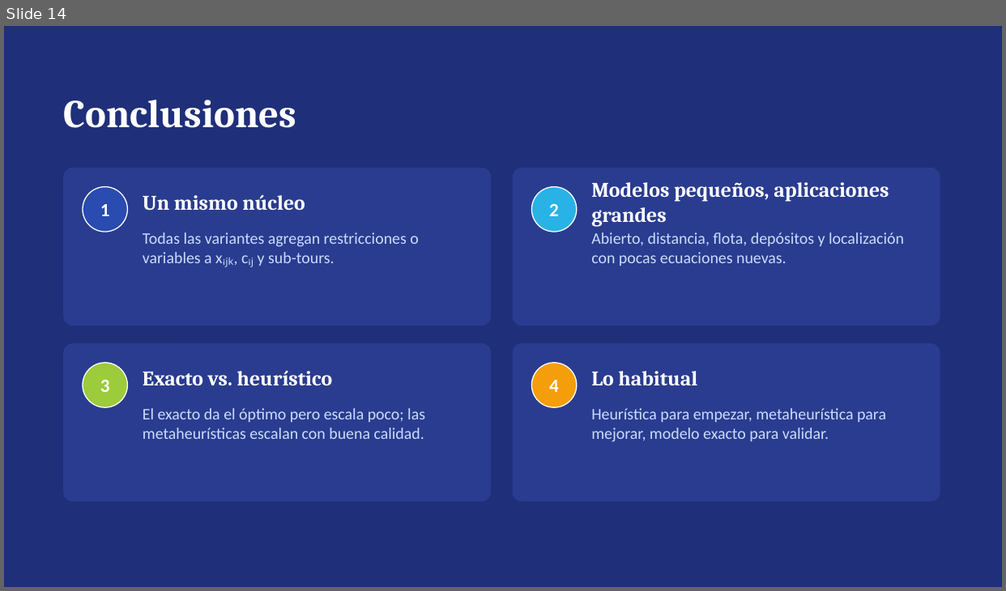
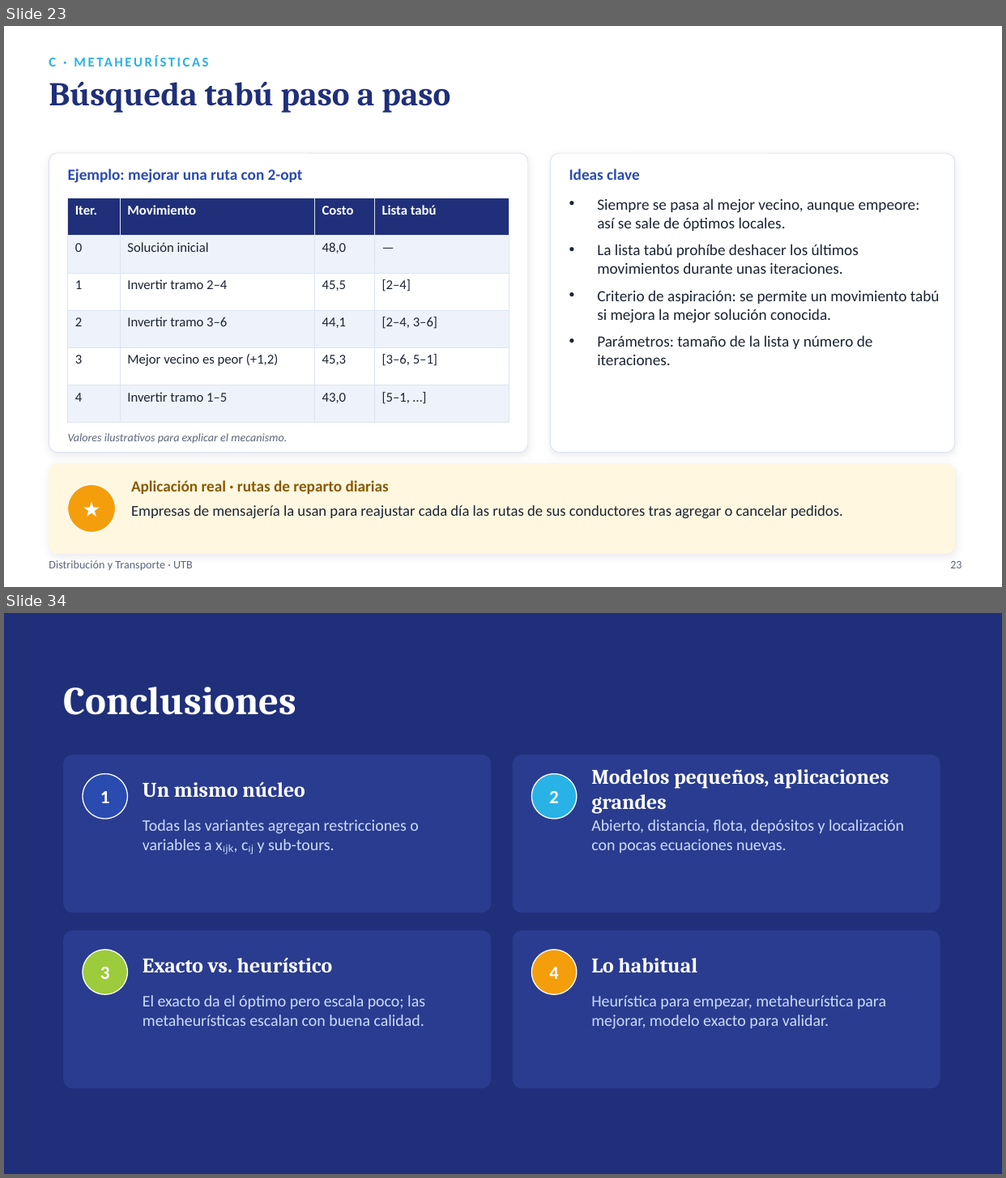
Before and after one commit to sebastianslg/grafosapp, a slide deck: Exposicion_Ruteo_de_Vehiculos.pptx. Shown one above the other, each under a label of ours: slide 14 before the commit, slides 23 and 34 after it; the slides between them are not shown. The pictures are 1006x591 and 1006x1178 pixels, drawn with LibreOffice and Linux fonts; fonts in the diff are those of the drawing. Boxes give left, top, right and bottom in pixels: in the first picture for what was removed or moved away, otherwise in the second. Text is boxed around its words. In the diff, an @@ line names an element or a change of style, - is before the commit and + after.

```diff
--- a/Exposicion_Ruteo_de_Vehiculos.pptx
+++ b/Exposicion_Ruteo_de_Vehiculos.pptx
@@ slide 23 added at <box>4,26,1002,587</box>, background #FFFFFF @@
@@ text added at <box>49,58,56,66</box>, 13 pt, text #29B2E6, bold @@
+C · METAHEURÍSTICAS
@@ text added at <box>49,81,450,113</box>, 32 pt, text #1F2F7A, bold @@
+Búsqueda tabú paso a paso
@@ rounded rectangle added at <box>49,153,528,453</box>, fill #FFFFFF, outline #DCE4F2 0.75 pt @@
@@ text added at <box>68,169,303,183</box>, 15 pt, text #2A4BB0, bold @@
+Ejemplo: mejorar una ruta con 2-opt
@@ rounded rectangle added at <box>551,153,955,453</box>, fill #FFFFFF, outline #DCE4F2 0.75 pt @@
@@ text added at <box>569,169,640,180</box>, 15 pt, text #2A4BB0, bold @@
+Ideas clave
@@ table added at <box>68,199,509,408</box>, 6 rows, 4 columns @@
+Iter. | Movimiento | Costo | Lista tabú
+0 | Solución inicial | 48,0 | —
+1 | Invertir tramo 2–4 | 45,5 | [2–4]
+2 | Invertir tramo 3–6 | 44,1 | [2–4, 3–6]
+3 | Mejor vecino es peor (+1,2) | 45,3 | [3–6, 5–1]
+4 | Invertir tramo 1–5 | 43,0 | [5–1, …]
@@ text added at <box>597,199,940,365</box>, 15 pt, text #1B2433 @@
+• Siempre se pasa al mejor vecino, aunque empeore: así se sale de óptimos locales.
+• La lista tabú prohíbe deshacer los últimos movimientos durante unas iteraciones.
+• Criterio de aspiración: se permite un movimiento tabú si mejora la mejor solución conocida.
+• Parámetros: tamaño de la lista y número de iteraciones.
@@ text added at <box>68,433,287,444</box>, 11 pt, text #5B667A, italic @@
+Valores ilustrativos para explicar el mecanismo.
@@ rounded rectangle added at <box>49,464,955,554</box>, fill #FFF7E0, outline #FFF7E0 0.75 pt @@
@@ ellipse added at <box>68,485,116,533</box>, fill #F59E0B, outline #FFFFFF 1 pt @@
@@ text added at <box>68,485,116,533</box>, 20 pt, text #FFFFFF, bold @@
+★
@@ text added at <box>131,480,389,494</box>, 15 pt, text #8A5A00, bold @@
+Aplicación real · rutas de reparto diarias
@@ text added at <box>131,506,843,518</box>, 14.5 pt, text #1B2433 @@
+Empresas de mensajería la usan para reajustar cada día las rutas de sus conductores tras agregar o cancelar pedidos.
@@ text added at <box>49,561,193,570</box>, 11 pt, text #5B667A @@
+Distribución y Transporte · UTB
@@ text added at <box>950,561,961,569</box>, 11 pt, text #5B667A @@
+23
@@ what was slide 14 is now slide 34 @@
```
Also in this commit, not shown: 13 slides changed, 19 other slides added, 1 other file.
